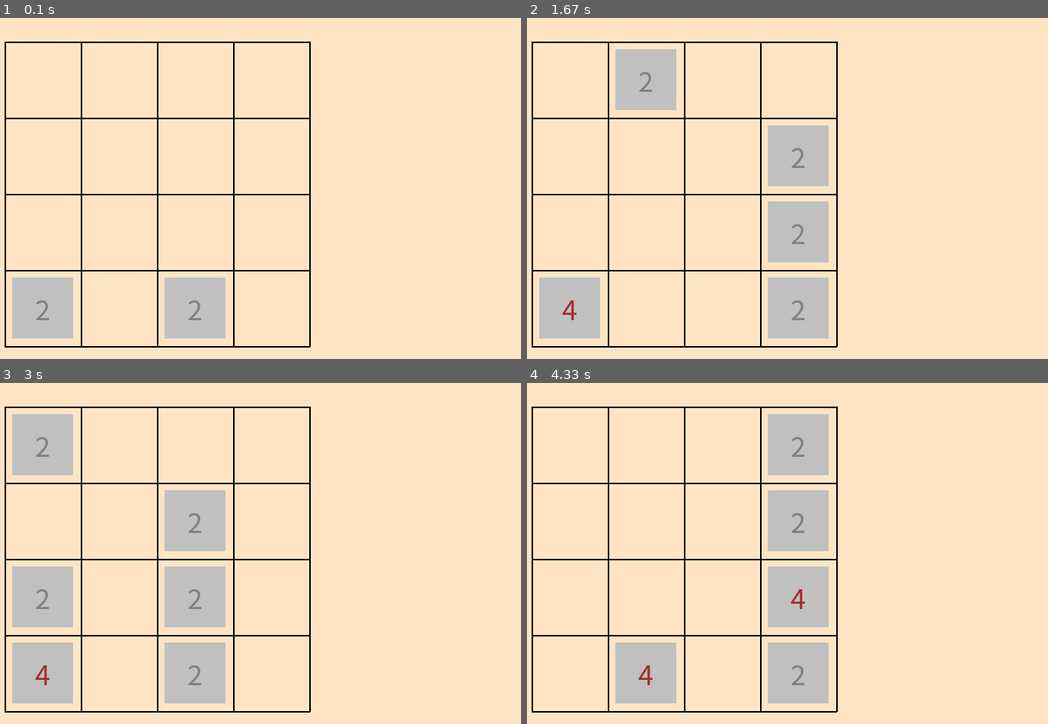
Above: before the commit, frames 1-4 (two rows, left to right).
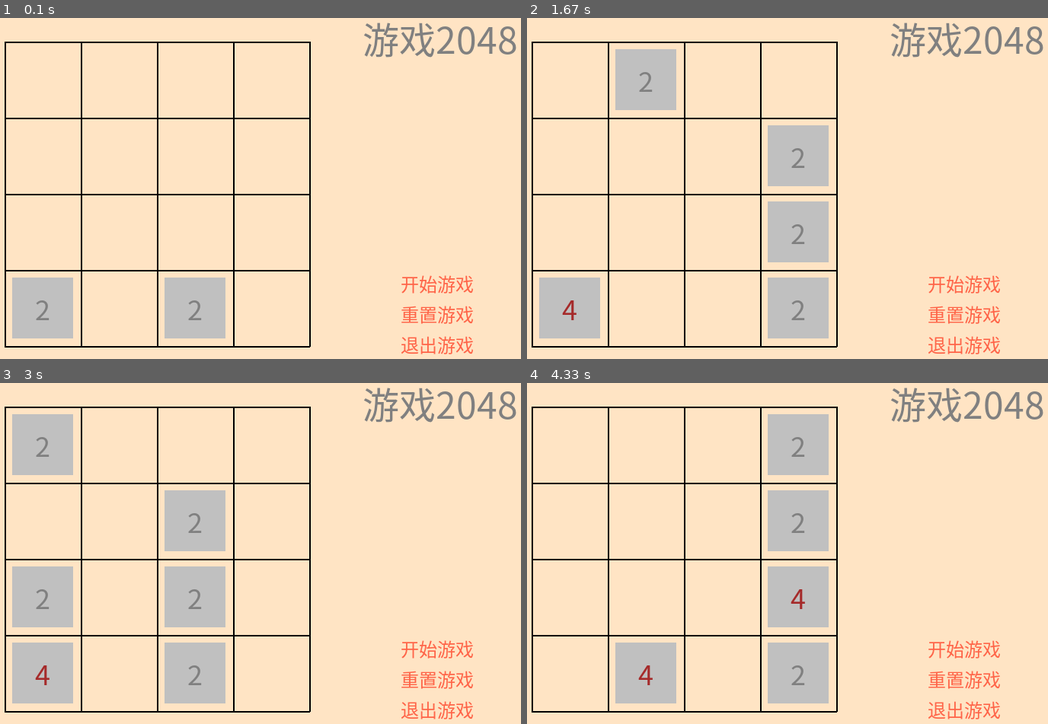
Above: after the commit, the same moments.

Repository: seancheng33/PygameProject
Game: pygame game, started from game2048/game.py
Same seed, same stepped clock (60 frames per second), same inputs: the game is played once before the commit and once after it.
Inputs:
- Up to frame 1 (0.1 s): no input
- Up to frame 2 (1.67 s): tap one key every 0.33 s from 0.33 s: W S A D
- Up to frame 3 (3 s): tap A at 1.67 s
- Up to frame 4 (4.33 s): tap D at 3 s

The runs differ from the first frame. In frame 1, 2.0% of the frame differs, in the area x 69-100%, y 1-99%; in frame 2, 2.0%; in frame 3, 2.0%; in frame 4, 2.0%.

Commit message:
添加标题和按键

Diff:
--- a/game2048/game.py
+++ b/game2048/game.py
@@ -62,7 +62,10 @@
 screen = pygame.display.set_mode((800, 600))
 pygame.display.set_caption('游戏2048                  ver 0.8 Program By Sean Cheng')
 
-tileFont = pygame.font.Font('c:\\windows\\Fonts\\SimHei.ttf', 36)
+font_path = 'c:\\windows\\Fonts\\SimHei.ttf'
+tileFont = pygame.font.Font(font_path, 36)
+titleFont = pygame.font.Font(font_path, 48)
+normalFont = pygame.font.Font(font_path, 24)
 
 # 初始化两个开始元素在任意位置。
 random_elem = 0
@@ -70,9 +73,29 @@
     add_elem()
     random_elem += 1
 # print(gameArray)
+
+titleText = titleFont.render('游戏2048', True, COLOR_DICT['gray'])
+titleRect = titleText.get_rect()
+titleRect.topleft = 570, 60
+
+btStartText = normalFont.render('开始游戏', True, COLOR_DICT['tomato'])
+btStartRect = btStartText.get_rect()
+btStartRect.topleft = 620, 400
+btResetText = normalFont.render('重置游戏', True, COLOR_DICT['tomato'])
+btResetRect = btResetText.get_rect()
+btResetRect.topleft = 620, 440
+btExitText = normalFont.render('退出游戏', True, COLOR_DICT['tomato'])
+btExitRect = btExitText.get_rect()
+btExitRect.topleft = 620, 480
+
 while True:
 
     screen.fill(COLOR_DICT['bisque'])
+
+    screen.blit(titleText, titleRect)
+    screen.blit(btStartText, btStartRect)
+    screen.blit(btResetText, btResetRect)
+    screen.blit(btExitText, btExitRect)
 
     # 五条横线
     pygame.draw.line(screen, (0, 0, 0), (100, 100), (500, 100), 2)
